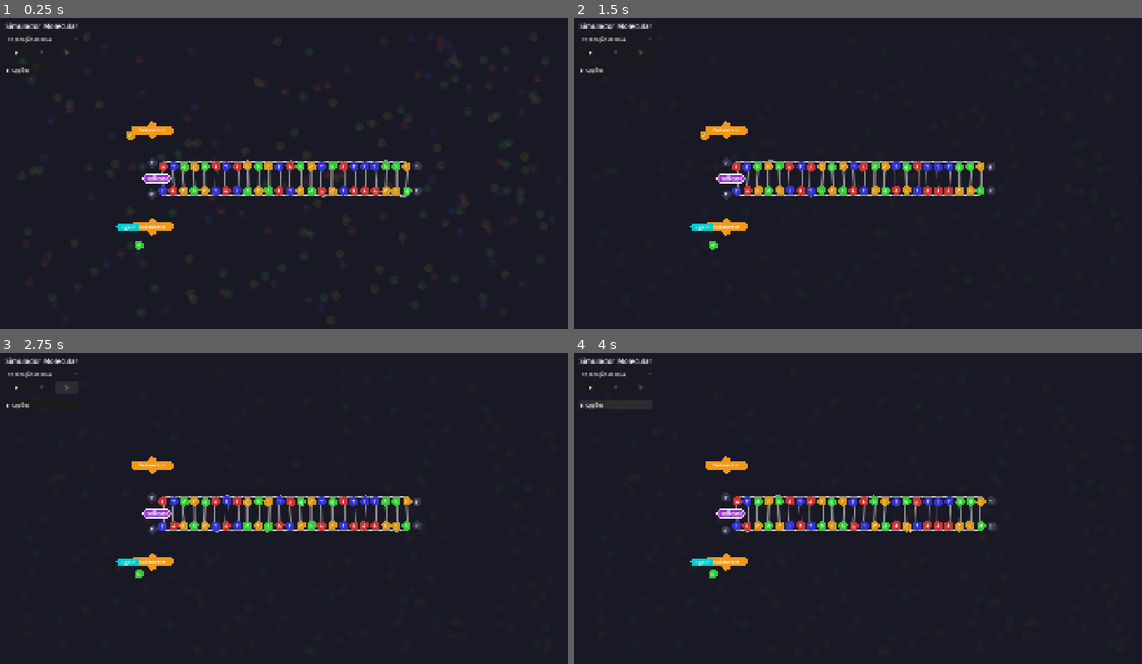
Above: before the commit, frames 1-4 (two rows, left to right).
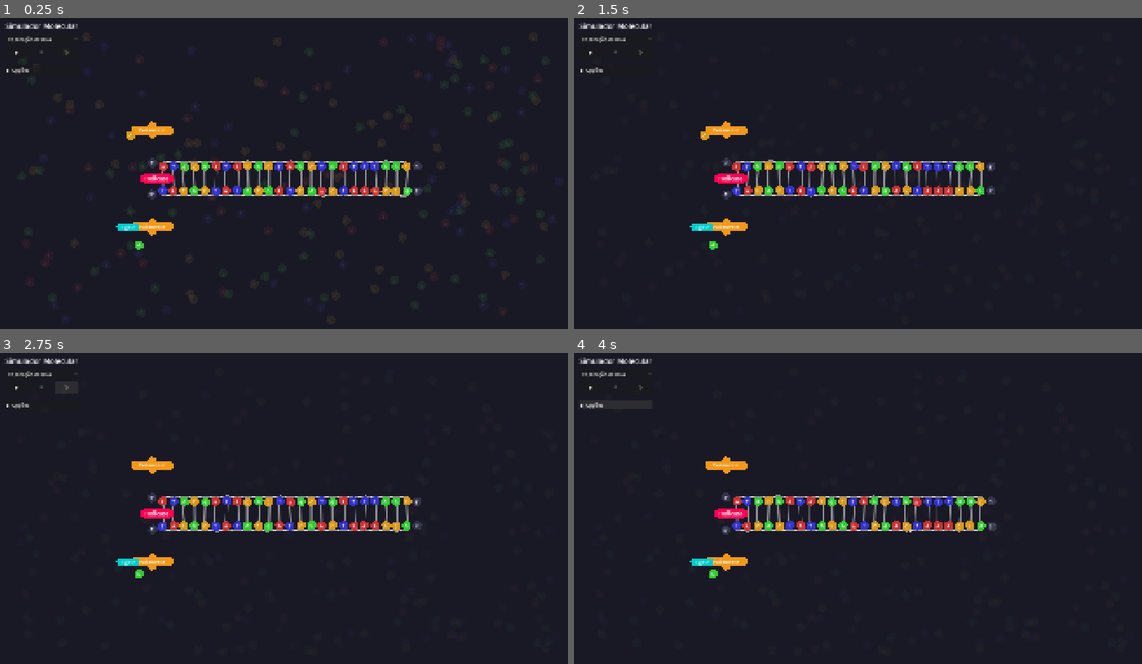
Above: after the commit, the same moments.

Repository: ideatomik/mol-sim
Game: Godot game, scene res://scenes/Main.tscn
Same seed, same stepped clock (60 frames per second), same inputs: the game is played once before the commit and once after it.
Inputs:
- Up to frame 1 (0.25 s): no input
- Up to frame 2 (1.5 s): click "Replicação de DNA" at 0.5 s; click "▶" at 1.25 s
- Up to frame 3 (2.75 s): click "↻" at 2 s
- Up to frame 4 (4 s): click "▶ Opções" at 2.75 s; click "▼ Opções" at 3.5 s

The runs differ from the first frame. In frame 1, 0.2% of the frame differs, in the area x 24-31%, y 50-54%; in frame 2, 0.2%; in frame 3, 0.2%; in frame 4, 0.2%.

Commit message:
Colorfix
color fix for enzymes

Diff:
--- a/scripts/helicase.gd
+++ b/scripts/helicase.gd
@@ -7,15 +7,25 @@
 var end_x: float = 0.0
 var is_detaching: bool = false
 
-const WIDTH: float = 90.0
+const WIDTH: float = 110.0
 const HEIGHT: float = 30.0
 const RADIUS: float = 15.0
-const FILL_COLOR: Color = Color(0.6, 0.2, 0.8)
+#const FILL_COLOR: Color = Color(0.6, 0.2, 0.8)
 
 func _ready():
 	add_to_group("helicases")
 	add_to_group("highlightable") # Allows it to be dimmed
 	add_to_group("helicase_highlight") # Allows it to be specifically highlighted
+
+	# Set the initial color
+	_update_helicase_color()
+
+	# Listen for theme changes
+	if ThemeManager:
+		ThemeManager.theme_changed.connect(_update_helicase_color)
+
+func _update_helicase_color():
+	var new_color = ThemeManager.enzyme_helicase_color
 
 func _physics_process(delta):
 	var rules = SimulationManager.current_rules
@@ -58,11 +68,12 @@
 	var h = HEIGHT
 	var r = RADIUS
 
-	draw_rect(Rect2(-w/2 + r, -h/2, w - 2*r, h), FILL_COLOR)
-	draw_circle(Vector2(-w/2 + r, 0), r, FILL_COLOR)
-	draw_circle(Vector2(w/2 - r, 0), r, FILL_COLOR)
+	draw_rect(Rect2(-w/2 + r, -h/2, w - 2*r, h), ThemeManager.enzyme_helicase_color)
+	draw_circle(Vector2(-w/2 + r, 0), r, ThemeManager.enzyme_helicase_color)
+	draw_circle(Vector2(w/2 - r, 0), r, ThemeManager.enzyme_helicase_color)
 
-	draw_arc(Vector2(-w/2 + r, 0), r, PI/2, 3*PI/2, 32, Color.WHITE, 2.0, true)
-	draw_arc(Vector2(w/2 - r, 0), r, -PI/2, PI/2, 32, Color.WHITE, 2.0, true)
-	draw_line(Vector2(-w/2 + r, -h/2), Vector2(w/2 - r, -h/2), Color.WHITE, 2.0, true)
-	draw_line(Vector2(-w/2 + r, h/2), Vector2(w/2 - r, h/2), Color.WHITE, 2.0, true)
+	#border
+	#draw_arc(Vector2(-w/2 + r, 0), r, PI/2, 3*PI/2, 32, Color.WHITE, 2.0, true)
+	#draw_arc(Vector2(w/2 - r, 0), r, -PI/2, PI/2, 32, Color.WHITE, 2.0, true)
+	#draw_line(Vector2(-w/2 + r, -h/2), Vector2(w/2 - r, -h/2), Color.WHITE, 2.0, true)
+	#draw_line(Vector2(-w/2 + r, h/2), Vector2(w/2 - r, h/2), Color.WHITE, 2.0, true)
--- a/scripts/ligase.gd
+++ b/scripts/ligase.gd
@@ -13,12 +13,19 @@
 const WIDTH: float = 50.0
 const HEIGHT: float = 25.0
 const RADIUS: float = 12.5
-const FILL_COLOR: Color = Color(0.0, 0.8, 0.8)
 
 func _ready():
 	add_to_group("ligases")
 	add_to_group("highlightable") # Allows it to be dimmed
 	add_to_group("ligase_highlight") # Allows it to be specifically highlighted
+
+	_update_enzyme_color()
+	# Listen for theme changes
+	if ThemeManager:
+		ThemeManager.theme_changed.connect(_update_enzyme_color)
+
+func _update_enzyme_color():
+	var new_color = ThemeManager.enzyme_ligase_color
 
 func _physics_process(delta):
 	var rules = SimulationManager.current_rules
@@ -84,6 +91,6 @@
 	tween.tween_property(self, "modulate:a", 0.0, 1.2)
 
 func _draw():
-	draw_rect(Rect2(-WIDTH/2, -HEIGHT/2, WIDTH, HEIGHT), FILL_COLOR)
-	draw_circle(Vector2(-WIDTH/2, 0), RADIUS, FILL_COLOR)
-	draw_circle(Vector2(WIDTH/2, 0), RADIUS, FILL_COLOR)
+	draw_rect(Rect2(-WIDTH/2, -HEIGHT/2, WIDTH, HEIGHT), ThemeManager.enzyme_ligase_color)
+	draw_circle(Vector2(-WIDTH/2, 0), RADIUS, ThemeManager.enzyme_ligase_color)
+	draw_circle(Vector2(WIDTH/2, 0), RADIUS, ThemeManager.enzyme_ligase_color)
--- a/scripts/polymerase.gd
+++ b/scripts/polymerase.gd
@@ -15,7 +15,6 @@
 const LABEL_W: float = 110.0
 const LABEL_H: float = 30.0
 const RADIUS: float = 15.0
-const FILL_COLOR: Color = Color(0.95, 0.6, 0.1)
 const MOVE_SPEED: float = 120.0
 
 func _ready():
@@ -27,6 +26,15 @@
 		add_to_group("leading_poly_highlight")
 	else:
 		add_to_group("lagging_poly_highlight")
+
+	# Set the initial color
+	_update_enzyme_color()
+	# Listen for theme changes
+	if ThemeManager:
+		ThemeManager.theme_changed.connect(_update_enzyme_color)
+
+func _update_enzyme_color():
+	var new_color = ThemeManager.enzyme_polymerase_color
 
 func _physics_process(delta):
 	var rules = SimulationManager.current_rules
@@ -229,9 +237,9 @@
 	var label_h = 30.0
 	var radius = 15.0
 
-	draw_rect(Rect2(-clamp_w/2, -clamp_h/2, clamp_w, clamp_h), FILL_COLOR)
-	draw_circle(Vector2(0, -clamp_h/2), radius, FILL_COLOR)
-	draw_circle(Vector2(0, clamp_h/2), radius, FILL_COLOR)
-	draw_rect(Rect2(-label_w/2, -label_h/2, label_w, label_h), FILL_COLOR)
-	draw_circle(Vector2(-label_w/2, 0), radius, FILL_COLOR)
-	draw_circle(Vector2(label_w/2, 0), radius, FILL_COLOR)
+	draw_rect(Rect2(-clamp_w/2, -clamp_h/2, clamp_w, clamp_h), ThemeManager.enzyme_polymerase_color)
+	draw_circle(Vector2(0, -clamp_h/2), radius, ThemeManager.enzyme_polymerase_color)
+	draw_circle(Vector2(0, clamp_h/2), radius, ThemeManager.enzyme_polymerase_color)
+	draw_rect(Rect2(-label_w/2, -label_h/2, label_w, label_h), ThemeManager.enzyme_polymerase_color)
+	draw_circle(Vector2(-label_w/2, 0), radius, ThemeManager.enzyme_polymerase_color)
+	draw_circle(Vector2(label_w/2, 0), radius, ThemeManager.enzyme_polymerase_color)
--- a/scripts/theme_manager.gd
+++ b/scripts/theme_manager.gd
@@ -12,13 +12,14 @@
 var base_T_color: Color = Color(0.2, 0.2, 0.8)
 var base_C_color: Color = Color(0.85, 0.6, 0.1)
 var base_G_color: Color = Color(0.2, 0.8, 0.2)
+var base_U_color: Color = Color(0.701961, 0.192157, 0.945098)
 
-var enzyme_helicase_color: Color = Color(0.6, 0.2, 0.8)
+var enzyme_helicase_color: Color = Color(1.0, 0.0, 0.321569)
 var enzyme_polymerase_color: Color = Color(0.95, 0.6, 0.1)
 var enzyme_ligase_color: Color = Color(0.0, 0.8, 0.8)
 var enzyme_primase_color: Color = Color(0.2, 0.6, 0.9)
 
-var nick_color: Color = Color(1.0, 0.3, 0.3, 0.9)
+var nick_color: Color = Color(1.0, 0.3, 0.3, 0.9) #TODO: nick mechanics revamp. only show at beginning and end of the empty  space
 var dimmed_alpha: float = 0.25
 var highlight_alpha: float = 1.0
 
